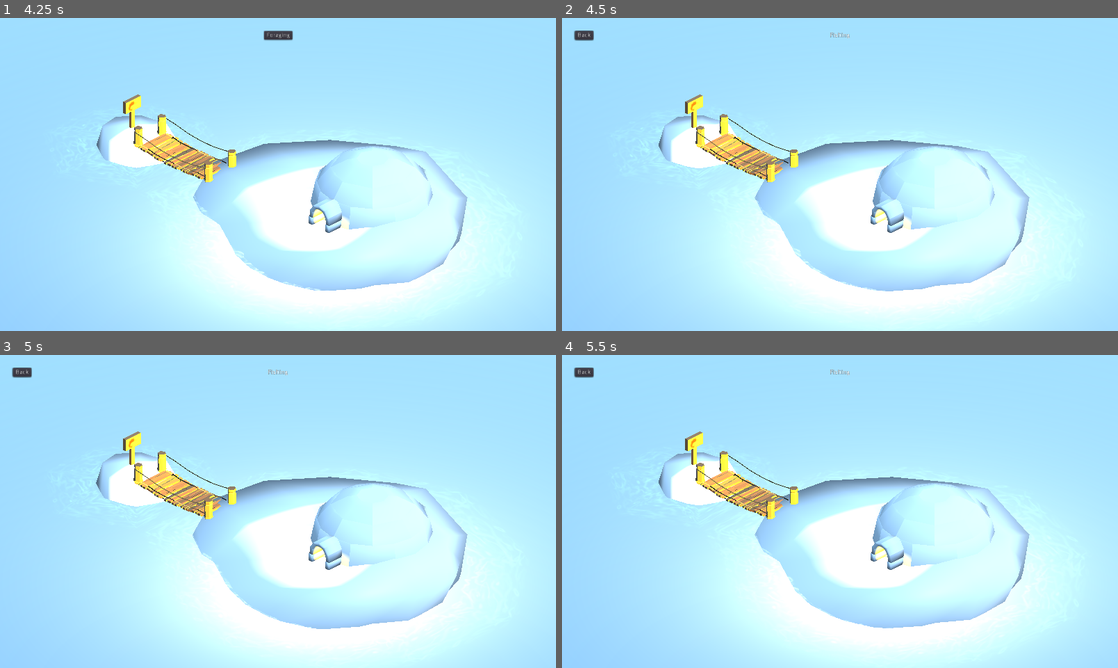
Above: before the commit, frames 1-4 (two rows, left to right).
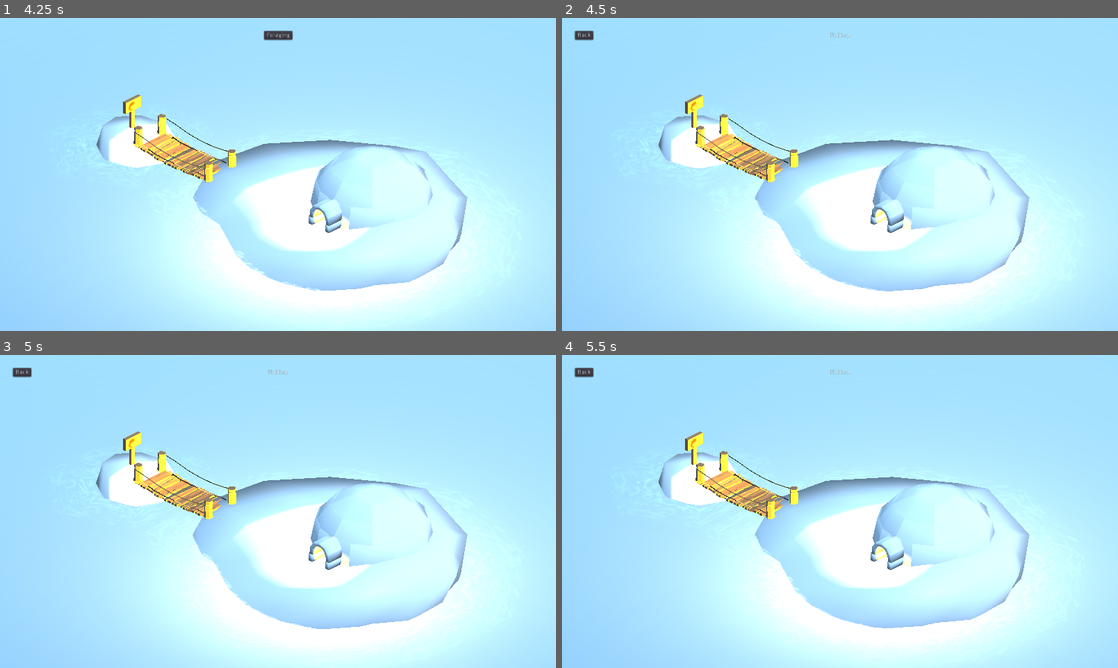
Above: after the commit, the same moments.

Repository: bigigloogames/Emperor-s-Restaurant
Game: Godot game, scene res://scenes/Map.tscn
Same seed, same stepped clock (60 frames per second), same inputs: the game is played once before the commit and once after it. The project has no main scene, so this scene is started directly.
Inputs (mouse positions are in pixels of both pictures, inside the frame that each line leads up to):
- Up to frame 1 (4.25 s): click "Foraging" at 0.5 s; move the mouse to (400, 158) at 1.27 s; press the mouse at (400, 158) at 1.28 s; hold Up (ui_up) 1.28-2 s; release the mouse at (400, 158) at 2 s; tap Enter at 2 s; drag from (166, 190) to (250, 237) at 2.02 s; click "Back" at 2.75 s; move the mouse to (333, 105) at 3.52 s; press the mouse at (333, 105) at 3.53 s; hold Up (ui_up) from 3.53 s (still down); tap Mouse wheel up (wheel_up) at 3.6 s
- Up to frame 2 (4.5 s): release Up (ui_up) at 4.25 s; release the mouse at (895, 105) at 4.25 s; drag from (812, 237) to (673, 127) at 4.27 s
- Up to frame 3 (5 s): no input
- Up to frame 4 (5.5 s): move the mouse to (1006, 558) at 5.02 s; press the mouse at (1006, 558) at 5.03 s; hold Down (ui_down) from 5.03 s (still down); tap Mouse wheel down (wheel_down) at 5.1 s

Frame 1 is identical in both runs. In frame 2, less than 0.1% of the frame differs, in the area x 2-52%, y 4-8%; in frame 3, less than 0.1%; in frame 4, less than 0.1%.

Commit message:
Fix duplicate scene instance bug

Diff:
--- a/scripts/SceneManager/SceneManager.gd
+++ b/scripts/SceneManager/SceneManager.gd
@@ -20,7 +20,7 @@
 
 
 func new_scene():
-	if scene and active:
+	if scene and active and not worker:
 		if change_root_scene:
 			var error_code = get_tree().change_scene("res://scenes/%s.tscn" % scene)
 			if error_code != 0:
